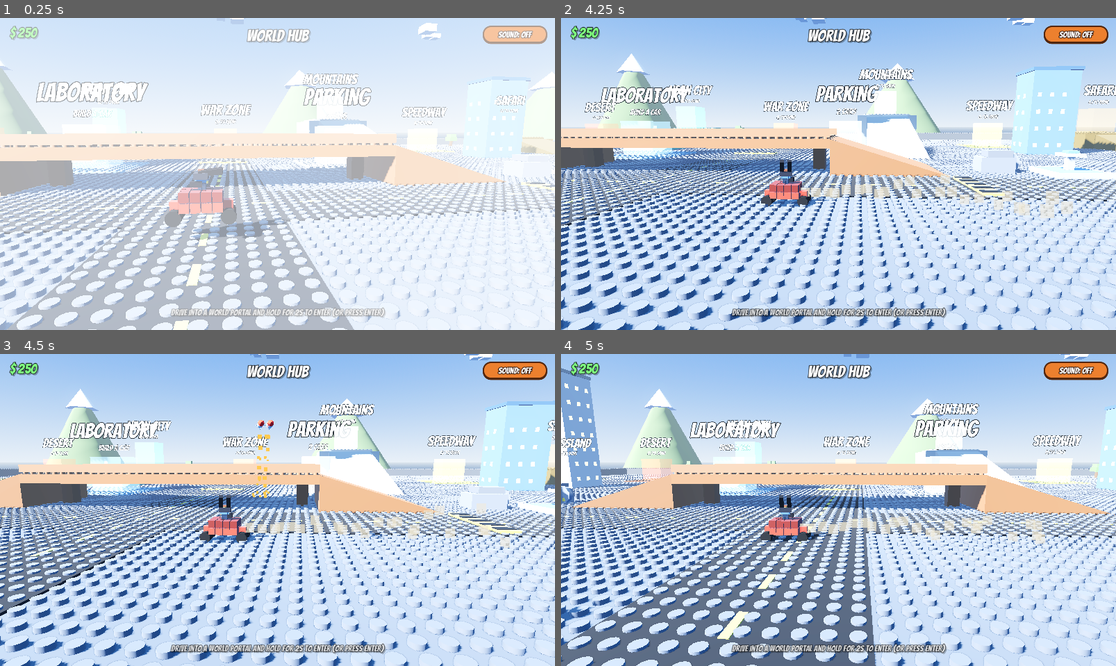
Above: before the commit, frames 1-4 (two rows, left to right).
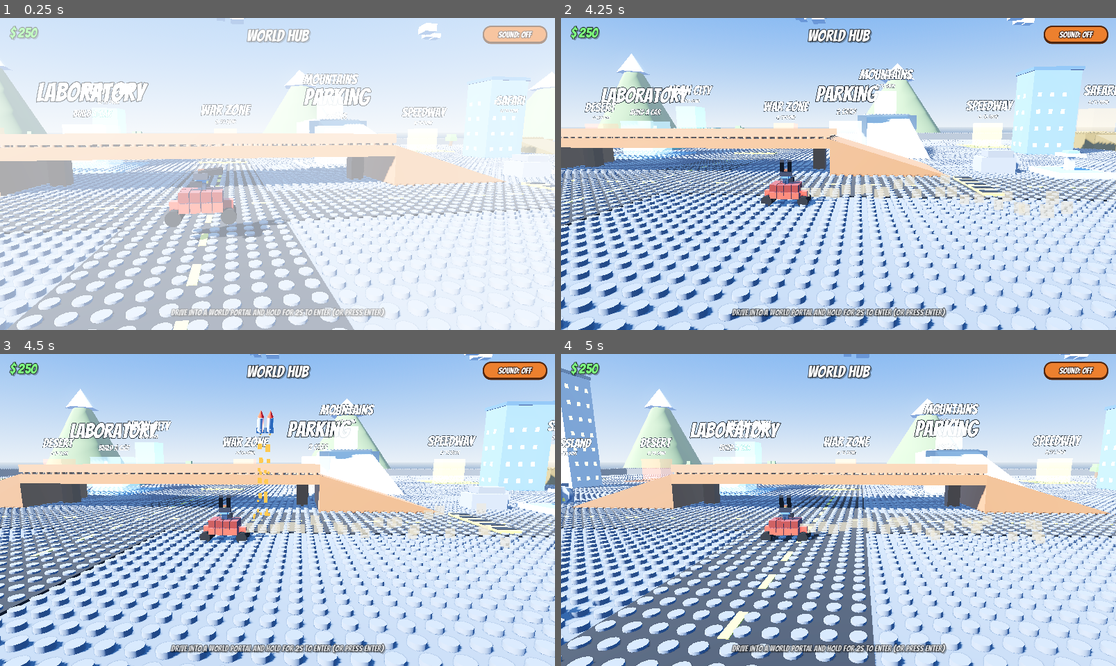
Above: after the commit, the same moments.

Repository: mrshapron/brick-stunt-rally
Game: Godot game, scene res://scenes/hub.tscn
Two runs of this game, one before a commit and one after it. Both use one fixed random seed, a clock stepped at 60 frames per second and the inputs below.
Inputs (mouse positions are in pixels of both pictures, inside the frame that each line leads up to):
- Up to frame 1 (0.25 s): no input
- Up to frame 2 (4.25 s): tap Enter every 0.75 s from 0.5 to 3.5 s; move the mouse to (960, 158) at 0.52 s; hold D (move_right) 0.53-1.28 s; tap N (advance) at 0.6 s; click (960, 158) at 0.67 s; move the mouse to (727, 189) at 1.27 s; hold S (move_down) 1.28-2.03 s; tap Down (aim_down) at 1.35 s; move the mouse to (894, 105) at 2.02 s; hold D (move_right) 2.03-2.78 s; hold Left (aim_left) 2.03-2.78 s; move the mouse to (810, 236) at 2.77 s; hold W (move_up) 2.78-3.53 s; tap Right (aim_right) at 2.85 s; click (810, 236) at 2.92 s; move the mouse to (1005, 220) at 3.52 s; hold A (move_left) from 3.53 s (still down); hold Up (aim_up) from 3.53 s (still down)
- Up to frame 3 (4.5 s): keep holding A (move_left); tap Enter at 4.25 s; move the mouse to (111, 463) at 4.27 s; release Up (aim_up) at 4.28 s; tap Space (fire) at 4.35 s
- Up to frame 4 (5 s): keep holding A (move_left)

Frames 1-2 are identical in both runs. In frame 3, 0.4% of the frame differs, in the area x 45-71%, y 18-60%; in frame 4, nothing differs.

Commit message:
Orient rockets along their full 3D flight path
Missiles only set yaw before, so an upward-aimed turret still fired rockets
that flew flat/parallel to the ground. Build the rocket's basis from its
velocity vector so the nose, fins, and exhaust tilt to match the climb angle.

Diff:
--- a/scripts/missile.gd
+++ b/scripts/missile.gd
@@ -15,9 +15,16 @@
 
 
 func _ready() -> void:
-	# Point the rocket's +X (nose) along the travel direction.
+	# Point the rocket's +X (nose) along the full 3D travel direction, so it
+	# tilts up/down with the turret aim instead of staying flat.
 	if velocity.length() > 0.01:
-		rotation.y = atan2(-velocity.z, velocity.x)
+		var x := velocity.normalized()
+		var ref := Vector3.UP
+		if absf(x.dot(ref)) > 0.999:
+			ref = Vector3.RIGHT
+		var z := x.cross(ref).normalized()
+		var y := z.cross(x).normalized()
+		transform.basis = Basis(x, y, z)
 
 	var cs := CollisionShape3D.new()
 	var sp := SphereShape3D.new()
